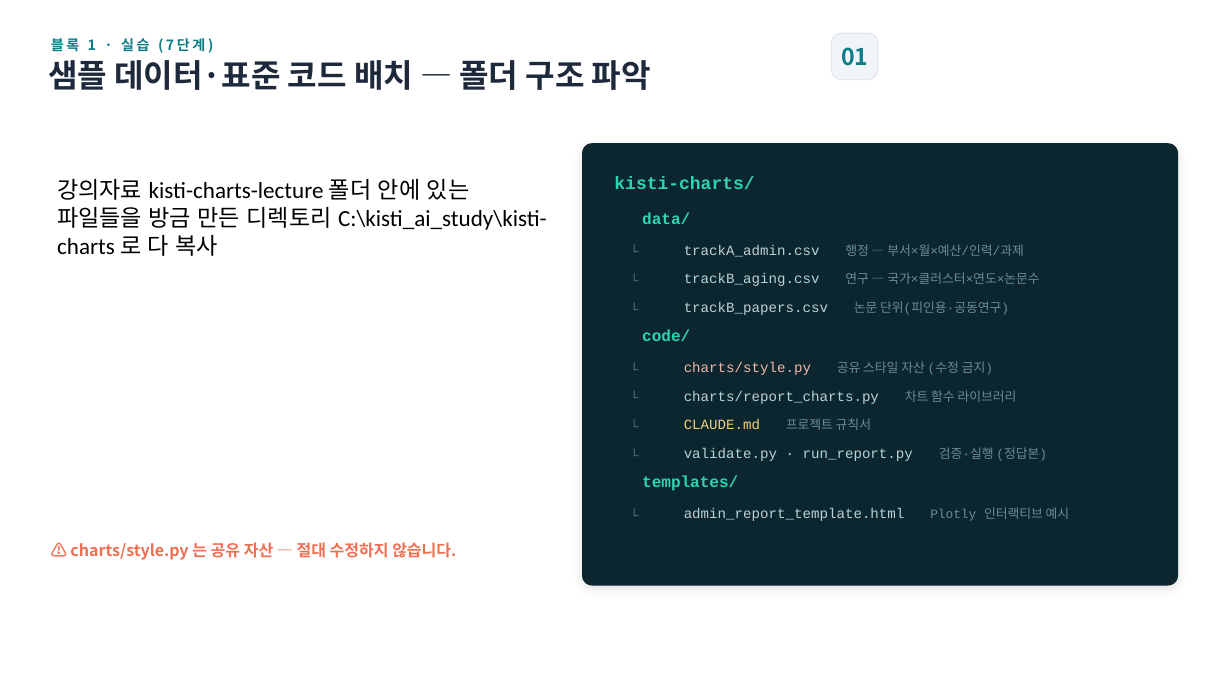
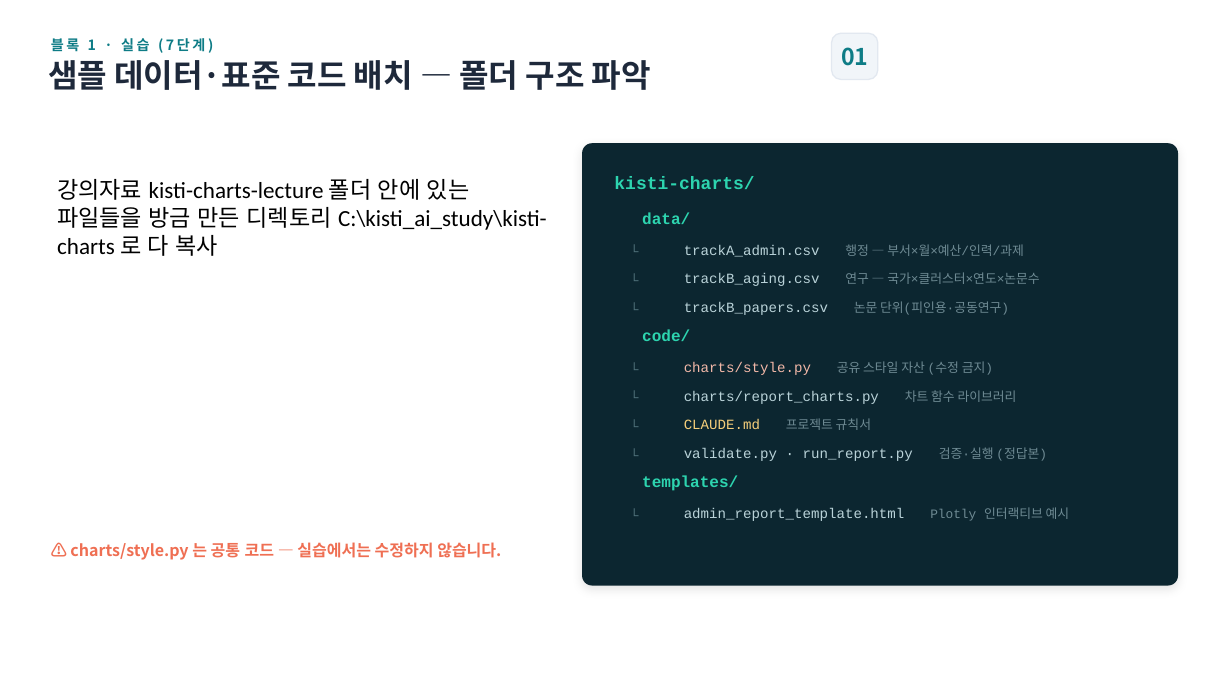
Before and after one commit to thinkinghs/lecture_6_18, a slide deck: slide 94 of 2차시_강의자료_합본.pptx (slide 92 before the commit). Drawn at 1232x693 pixels with LibreOffice and Linux fonts; fonts in the diff are those of the drawing; background and template pictures are left out. Boxes give left, top, right and bottom in pixels: in the first picture for what was removed or moved away, otherwise in the second. Text is boxed around its words. In the diff, an @@ line names an element or a change of style, - is before the commit and + after.

```diff
--- a/2차시_강의자료_합본.pptx
+++ b/2차시_강의자료_합본.pptx
@@ text at <box>70,542,501,560</box>: text changed @@
-⚠ charts/style.py 는 공유 자산 — 절대 수정하지 않습니다.
+⚠ charts/style.py 는 공통 코드 — 실습에서는 수정하지 않습니다.
```
Also in this commit, not shown: 11 other slides changed, 3 slides added.
